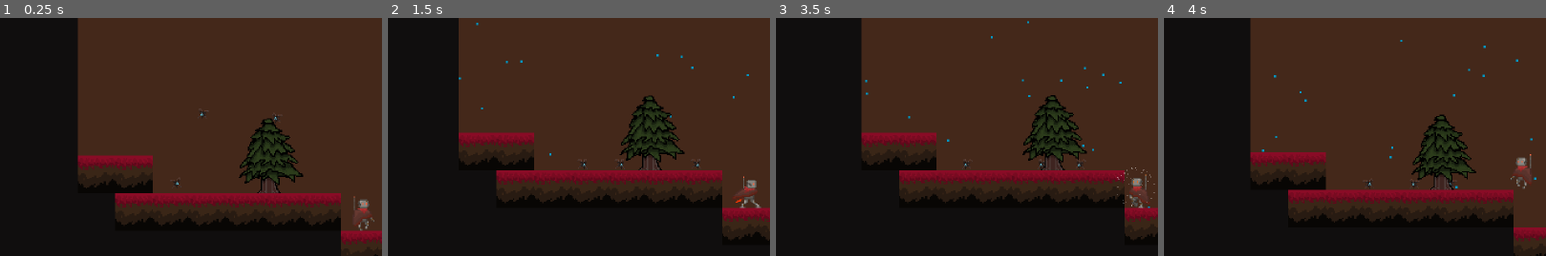
Above: before the commit, frames 1-4 (left to right).
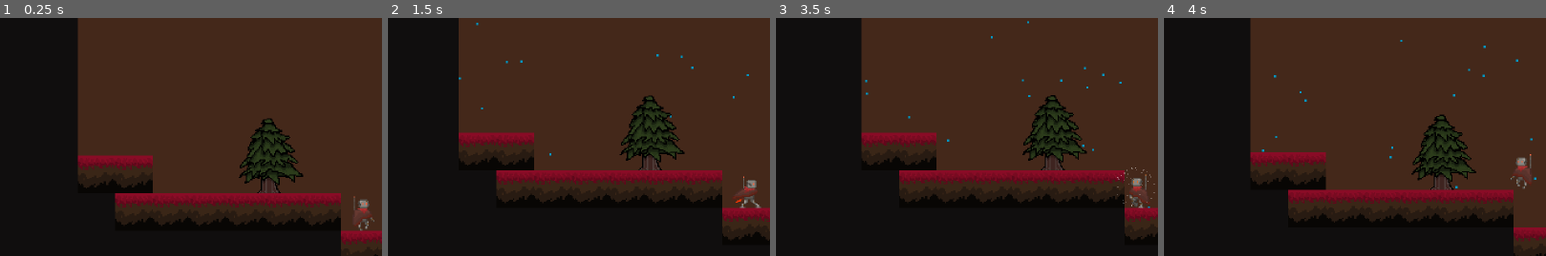
Above: after the commit, the same moments.

Repository: Rowan-Nag/Metroidvania
Game: Godot game, scene res://node_2d.tscn
Same seed, same stepped clock (60 frames per second), same inputs: the game is played once before the commit and once after it.
Inputs (mouse positions are % of the whole screen's width and height, from its top left):
- Up to frame 1 (0.25 s): no input
- Up to frame 2 (1.5 s): move the mouse to (45, 70) at 0.52 s; hold D (Right) from 0.53 s (still down); click (45, 70) at 0.6 s; tap Space (Jump) at 0.77 s; move the mouse to (80, 65) at 1.27 s; tap Shift (Dash) at 1.35 s
- Up to frame 3 (3.5 s): tap Space (Jump) at 1.52, 3.02 s; move the mouse to (20, 35) at 2.02 s; release D (Right) at 2.03 s; hold A (Left) from 2.03 s (still down); right-click (20, 35) at 2.1 s; move the mouse to (55, 50) at 2.77 s; tap Q (Shield) at 2.85 s
- Up to frame 4 (4 s): keep holding A (Left); move the mouse to (35, 25) at 3.52 s; click (35, 25) at 3.6 s; tap Space (Jump) at 3.77 s
The pictures show only the part of the screen within x 3-53%, y 14-64%; the shares and areas given below are measured in that part.

The runs differ from the first frame. In frame 1, less than 0.1% of the frame differs, in the area x 44-73%, y 38-72%; in frame 2, less than 0.1%, in the area x 50-82%, y 59-64%; in frame 3, less than 0.1%; in frame 4, less than 0.1%.

Commit message:
Update node_2d.tscn

Diff:
--- a/node_2d.tscn
+++ b/node_2d.tscn
@@ -9,7 +9,6 @@
 [ext_resource type="Texture2D" uid="uid://cvplq1unqx155" path="res://Sprites/idleTick.png" id="7_afuxq"]
 [ext_resource type="PackedScene" uid="uid://b7gxparcwu871" path="res://Enemies/enemy_contact_damage.tscn" id="8_718tb"]
 [ext_resource type="Script" path="res://Scripts/Enemies/Enemy.gd" id="13_fdn5j"]
-[ext_resource type="PackedScene" uid="uid://c7bluxuv6c2rp" path="res://Scripts/Enemies/trash_collector.tscn" id="14_feol2"]
 [ext_resource type="Script" path="res://Scripts/DebugUI.gd" id="16_we7n4"]
 [ext_resource type="Texture2D" uid="uid://qxsqpdenonfa" path="res://Sprites/ratcapidle.png" id="17_n7u6j"]
 [ext_resource type="Script" path="res://Scripts/Enemies/EnemyPatrolState.gd" id="18_xtxc6"]
@@ -270,12 +269,3 @@
 
 [node name="chase" type="Node" parent="Game/RatCapEnemy/state_machine"]
 script = ExtResource("19_i8cm7")
-
-[node name="Trash_Collector" parent="." instance=ExtResource("14_feol2")]
-position = Vector2(-283, -68)
-
-[node name="Trash_Collector2" parent="." instance=ExtResource("14_feol2")]
-position = Vector2(-246, -165)
-
-[node name="Trash_Collector3" parent="." instance=ExtResource("14_feol2")]
-position = Vector2(-143, -159)
Not shown: 1 places in node_2d.tscn that only renumber resources
